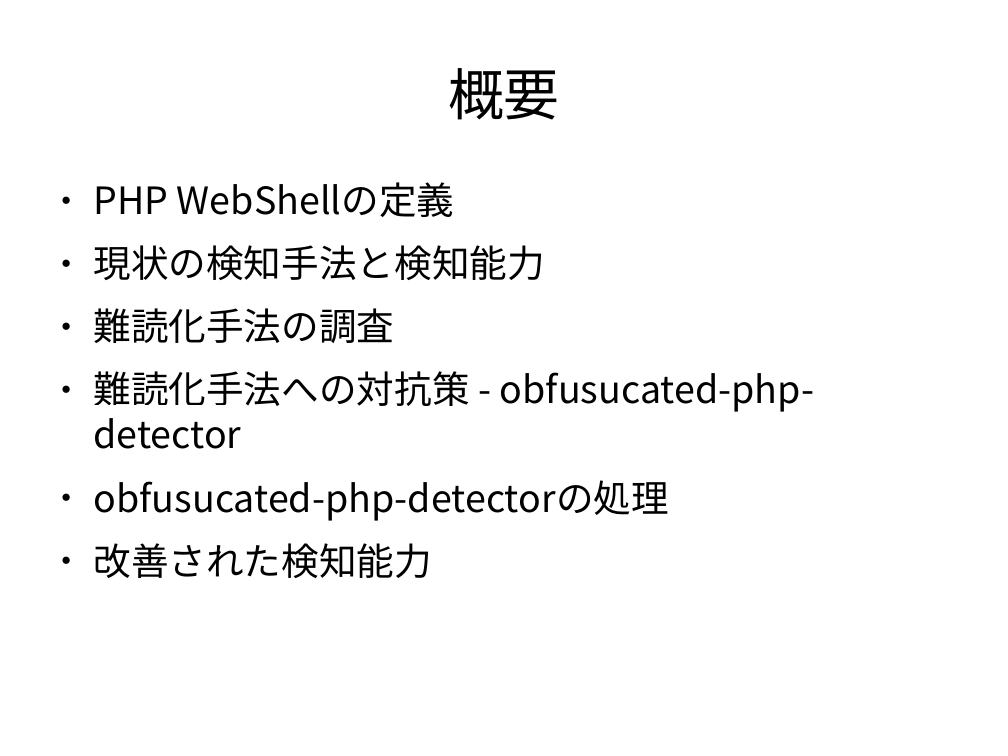
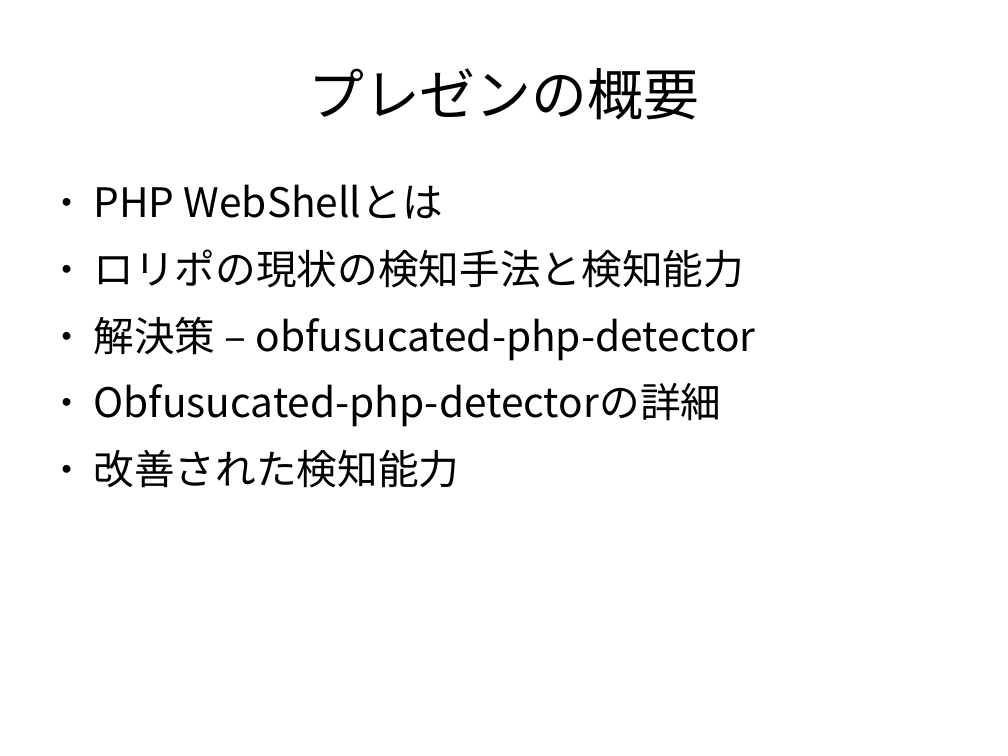
Before and after one commit to k0u5uk3/obfuscated-php-webshell-detector, a slide deck: slide 3 of doc/HostingCasual.odp (slide 17 before the commit). Drawn at 1008x756 pixels with LibreOffice and Linux fonts; fonts in the diff are those of the drawing. Boxes give left, top, right and bottom in pixels: in the first picture for what was removed or moved away, otherwise in the second. Text is boxed around its words. In the diff, an @@ line names an element or a change of style, - is before the commit and + after.

Commit message:
modified presentation

```diff
--- a/doc/HostingCasual.odp
+++ b/doc/HostingCasual.odp
@@ title at (x1=308, y1=68, x2=699, y2=120): text changed @@
-概要
+プレゼンの概要
@@ text at (x1=94, y1=184, x2=756, y2=427): text changed; size 29.6 to 32 pt @@
-● PHP WebShellの定義
-● 現状の検知手法と検知能力
-● 難読化手法の調査
-● 難読化手法への対抗策 - obfusucated-php-detector
-● obfusucated-php-detectorの処理
+● PHP WebShellとは
+● ロリポの現状の検知手法と検知能力
+● 解決策 – obfusucated-php-detector
+● Obfusucated-php-detectorの詳細
@@ text at (x1=94, y1=450, x2=460, y2=488): size 29.6 to 32 pt in "改善された検知能力" @@
```
Also in this commit, not shown: 4 other slides changed, 1 slide added.
